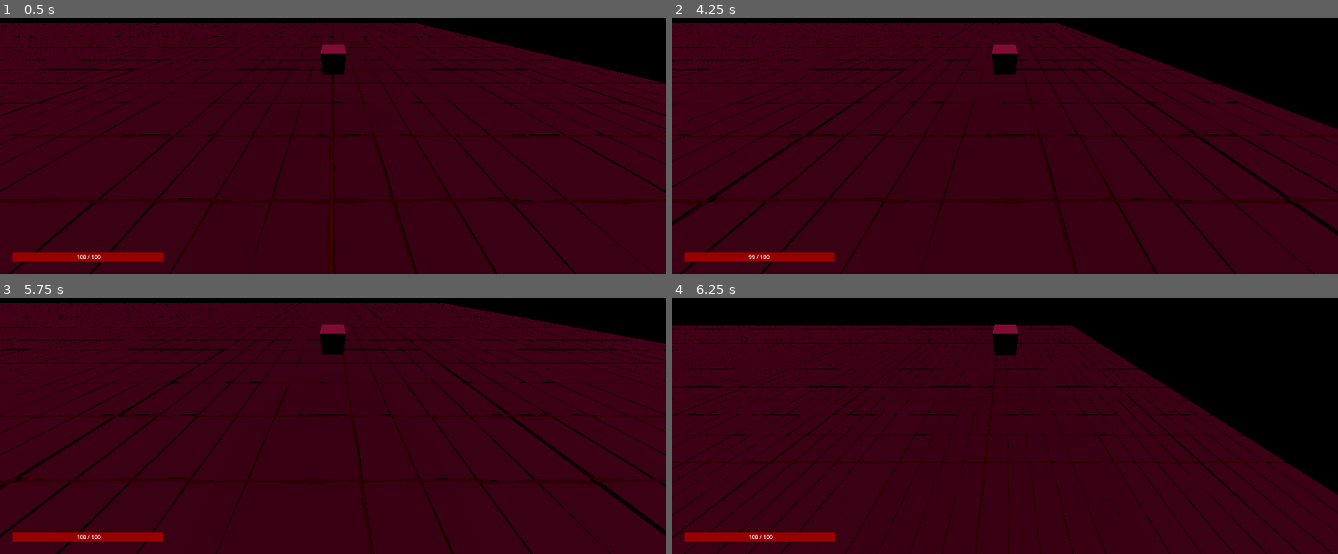
Above: before the commit, frames 1-4 (two rows, left to right).
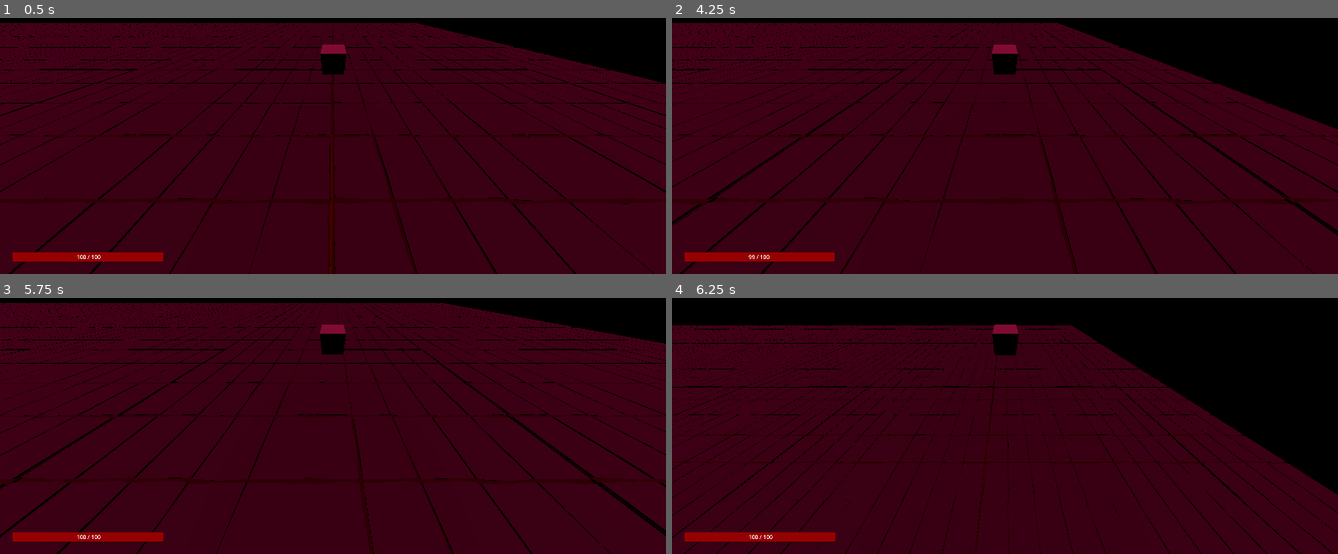
Above: after the commit, the same moments.

Repository: towameister/Game-Jam-2024
Game: Godot game, scene res://Scenes/main.tscn
Two runs of this game, one before a commit and one after it. Both use one fixed random seed, a clock stepped at 60 frames per second and the inputs below.
Inputs:
- Up to frame 1 (0.5 s): no input
- Up to frame 2 (4.25 s): tap Enter at 0.5 s; hold D (move_right) 0.53-1.28 s; tap Space (jump) at 0.77, 1.52, 2.75, 3.02, 3.77 s; hold X (life_down) 1.28-2.03 s; hold D (move_right) 2.03-2.78 s; hold Z (life_up) 2.78-3.53 s; hold A (move_left) from 3.53 s (still down)
- Up to frame 3 (5.75 s): tap Space (jump) at 4.52 s; release A (move_left) at 5.03 s; hold X (life_down) from 5.03 s (still down)
- Up to frame 4 (6.25 s): release X (life_down) at 5.78 s; hold D (move_right) from 5.78 s (still down); tap Space (jump) at 6.02 s

Frame 1 is identical in both runs. In frame 2, 0.2% of the frame differs, in the area x 0-99%, y 1-100%; in frame 3, less than 0.1%; in frame 4, less than 0.1%.

Commit message:
changed walls

Diff:
--- a/Scenes/Environment/wall.tscn
+++ b/Scenes/Environment/wall.tscn
@@ -3,7 +3,7 @@
 [ext_resource type="Texture2D" uid="uid://cyjvxnsoiop8o" path="res://Assets/Hai.png" id="1_canhy"]
 
 [sub_resource type="BoxShape3D" id="BoxShape3D_aq7md"]
-size = Vector3(29, 1, 28)
+size = Vector3(30, 1, 30)
 
 [sub_resource type="StandardMaterial3D" id="StandardMaterial3D_wjgqq"]
 albedo_texture = ExtResource("1_canhy")
@@ -25,7 +25,7 @@
 collision_mask = 0
 
 [node name="CollisionShape3D" type="CollisionShape3D" parent="Wall"]
-transform = Transform3D(2, 0, 0, 0, 2, 0, 0, 0, 2, -1, 0, 2)
+transform = Transform3D(2, 0, 0, 0, 2, 6.53699e-13, 0, -6.53699e-13, 2, 0, -3.41061e-13, 0)
 shape = SubResource("BoxShape3D_aq7md")
 
 [node name="MeshInstance3D" type="MeshInstance3D" parent="Wall"]
--- a/Scenes/main.tscn
+++ b/Scenes/main.tscn
@@ -395,44 +395,14 @@
 
 [node name="Node3D" type="Node3D" parent="."]
 
-[node name="Wall" parent="Node3D" instance=ExtResource("6_1xx7f")]
-transform = Transform3D(1, 0, 0, 0, 1, 0, 0, 0, 1, -1, 0, -29)
-
-[node name="Wall2" parent="Node3D" instance=ExtResource("6_1xx7f")]
-transform = Transform3D(1, 0, 0, 0, 1, 0, 0, 0, 1, -61, 0, -29)
-
-[node name="Wall3" parent="Node3D" instance=ExtResource("6_1xx7f")]
-transform = Transform3D(1, 0, 0, 0, 1, 0, 0, 0, 1, -119, 0, -29)
-
 [node name="Wall4" parent="Node3D" instance=ExtResource("6_1xx7f")]
-transform = Transform3D(1, 0, 0, 0, 1, 0, 0, 0, 1, -178, 0, -29)
+transform = Transform3D(4.1, 0, 0, 0, 1, 0, 0, 0, 1, -89, 0, -29)
+
+[node name="Wall9" parent="Node3D" instance=ExtResource("6_1xx7f")]
+transform = Transform3D(-1.31134e-07, 0, 1, 0, 1, 0, -3, 0, -4.37114e-08, 29, 0, 61)
 
 [node name="Wall5" parent="Node3D" instance=ExtResource("6_1xx7f")]
-transform = Transform3D(1, 0, 0, 0, 1, 0, 0, 0, 1, 0, 0, 149)
-
-[node name="Wall6" parent="Node3D" instance=ExtResource("6_1xx7f")]
-transform = Transform3D(1, 0, 0, 0, 1, 0, 0, 0, 1, -60, 0, 149)
-
-[node name="Wall7" parent="Node3D" instance=ExtResource("6_1xx7f")]
-transform = Transform3D(1, 0, 0, 0, 1, 0, 0, 0, 1, -120, 0, 149)
-
-[node name="Wall8" parent="Node3D" instance=ExtResource("6_1xx7f")]
-transform = Transform3D(1, 0, 0, 0, 1, 0, 0, 0, 1, -180, 0, 149)
-
-[node name="Wall9" parent="Node3D" instance=ExtResource("6_1xx7f")]
-transform = Transform3D(-4.37114e-08, 0, 1, 0, 1, 0, -1, 0, -4.37114e-08, 29, 0, 0)
+transform = Transform3D(4.1, 0, 0, 0, 1, 0, 0, 0, 1, -89, 0, 149)
 
 [node name="Wall10" parent="Node3D" instance=ExtResource("6_1xx7f")]
-transform = Transform3D(-4.37114e-08, 0, 1, 0, 1, 0, -1, 0, -4.37114e-08, 29, 0, 60)
-
-[node name="Wall11" parent="Node3D" instance=ExtResource("6_1xx7f")]
-transform = Transform3D(-4.37114e-08, 0, 1, 0, 1, 0, -1, 0, -4.37114e-08, 29, 0, 120)
-
-[node name="Wall12" parent="Node3D" instance=ExtResource("6_1xx7f")]
-transform = Transform3D(-4.37114e-08, 0, 1, 0, 1, 0, -1, 0, -4.37114e-08, -209, 0, 0)
-
-[node name="Wall13" parent="Node3D" instance=ExtResource("6_1xx7f")]
-transform = Transform3D(-4.37114e-08, 0, 1, 0, 1, 0, -1, 0, -4.37114e-08, -209, 0, 60)
-
-[node name="Wall14" parent="Node3D" instance=ExtResource("6_1xx7f")]
-transform = Transform3D(-4.37114e-08, 0, 1, 0, 1, 0, -1, 0, -4.37114e-08, -209, 0, 120)
+transform = Transform3D(-1.31134e-07, 0, 1, 0, 1, 0, -3, 0, -4.37114e-08, -209, 0, 61)
Binary file added: Assets/Environment/barrel.fbx
Not shown, added: Assets/Environment/barrel.fbx.import
Binary file added: Assets/Environment/fence.fbx
Not shown, added: Assets/Environment/fence.fbx.import
Binary file added: Assets/Environment/house 01.fbx
Not shown, added: Assets/Environment/house 01.fbx.import
Binary file added: Assets/Environment/house 02.fbx
Not shown, added: Assets/Environment/house 02.fbx.import
Binary file added: Assets/Environment/house 03.fbx
Not shown, added: Assets/Environment/house 03.fbx.import
Binary file added: Assets/Environment/house between.fbx
Not shown, added: Assets/Environment/house between.fbx.import
(and 8 more such lines)
